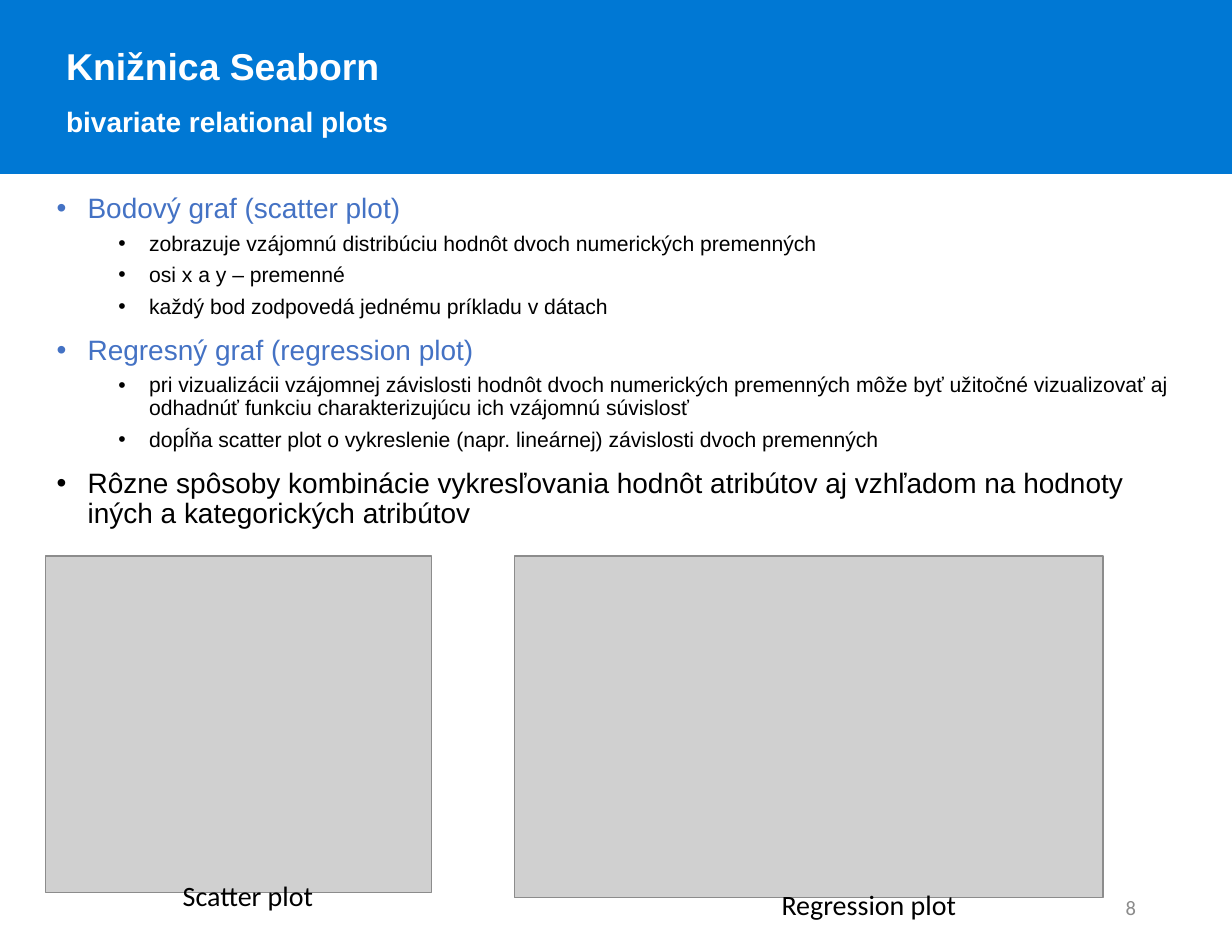
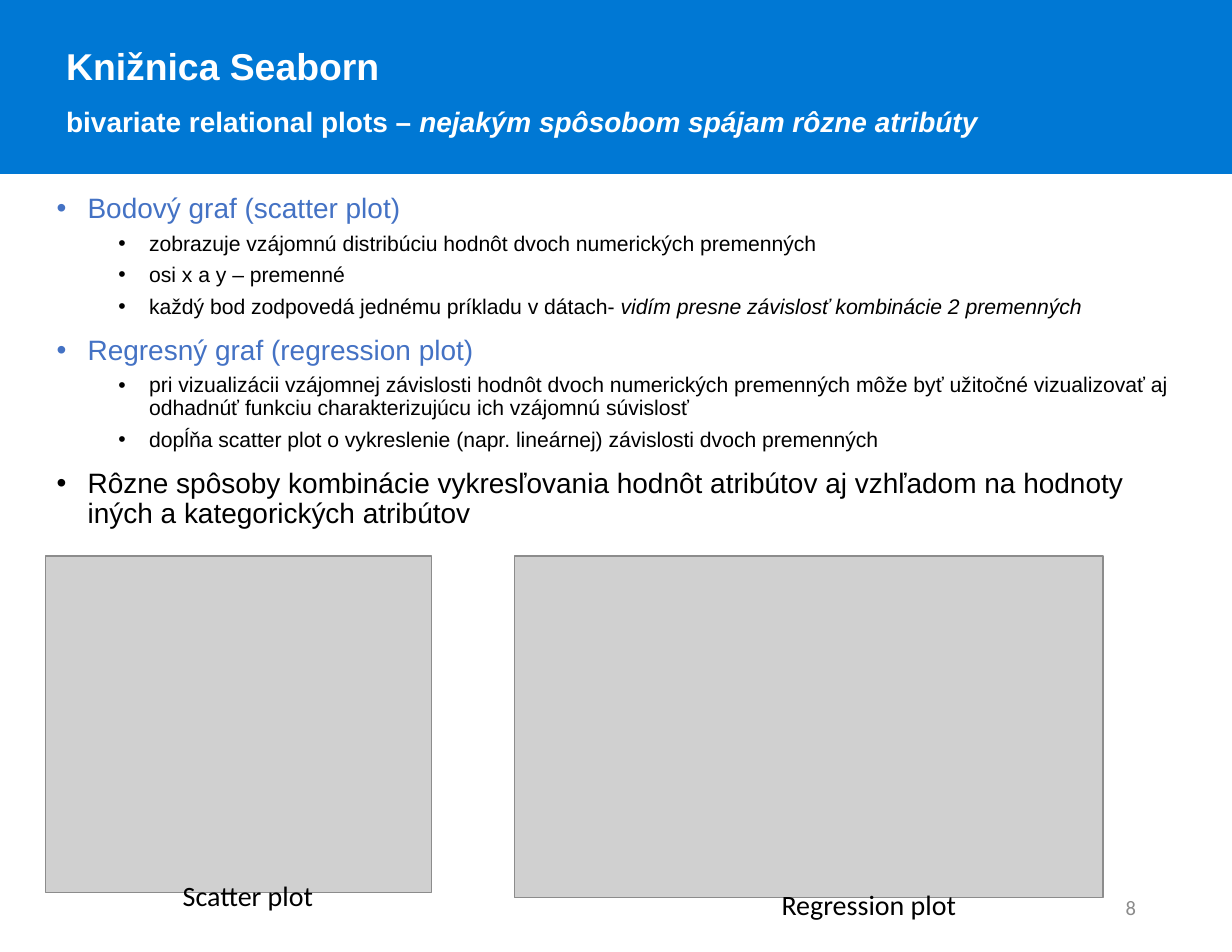
Before and after one commit to MichaellaSVK/WDA, a slide deck: slide 8 of 9/presentation/wda8.pptx. Drawn at 1232x952 pixels with LibreOffice and Linux fonts; fonts in the diff are those of the drawing; grey boxes stand for pictures. Boxes give left, top, right and bottom in pixels: in the first picture for what was removed or moved away, otherwise in the second. Text is boxed around its words. In the diff, an @@ line names an element or a change of style, - is before the commit and + after.

```diff
--- a/9/presentation/wda8.pptx
+++ b/9/presentation/wda8.pptx
@@ text at box(66, 111, 978, 137): text changed; italic on @@
-bivariate relational plots
+bivariate relational plots – nejakým spôsobom spájam rôzne atribúty
@@ text at box(149, 298, 1082, 319): text changed; italic on @@
-  • každý bod zodpovedá jednému príkladu v dátach
+  • každý bod zodpovedá jednému príkladu v dátach- vidím presne závislosť kombinácie 2 premenných
```
Also in this commit, not shown: 2 other slides changed.
